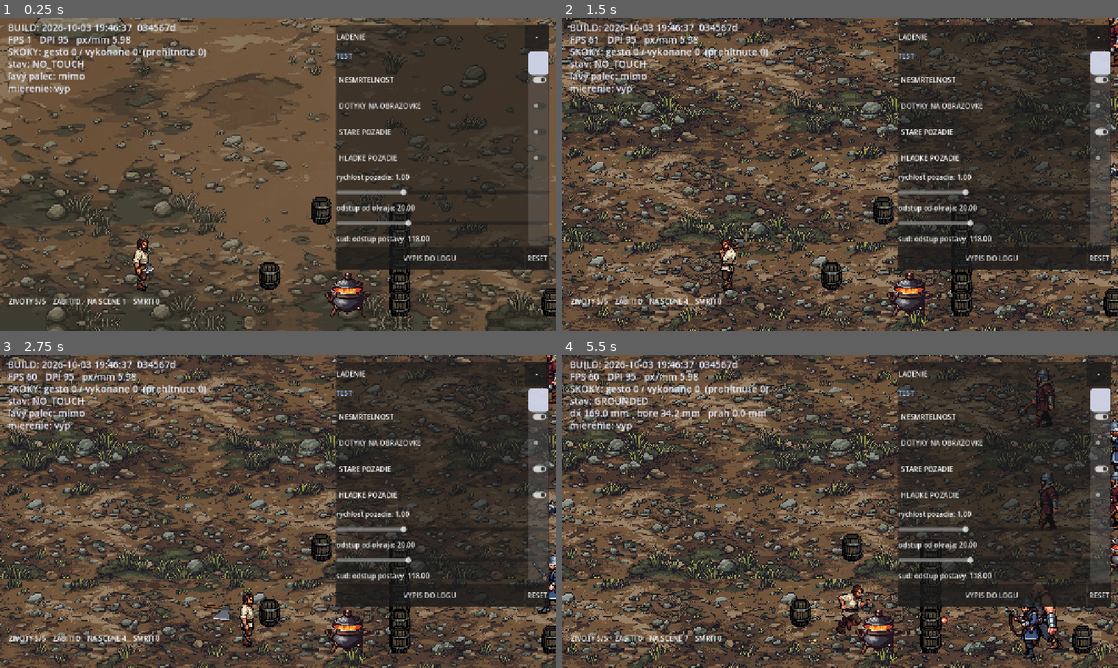
Above: before the commit, frames 1-4 (two rows, left to right).
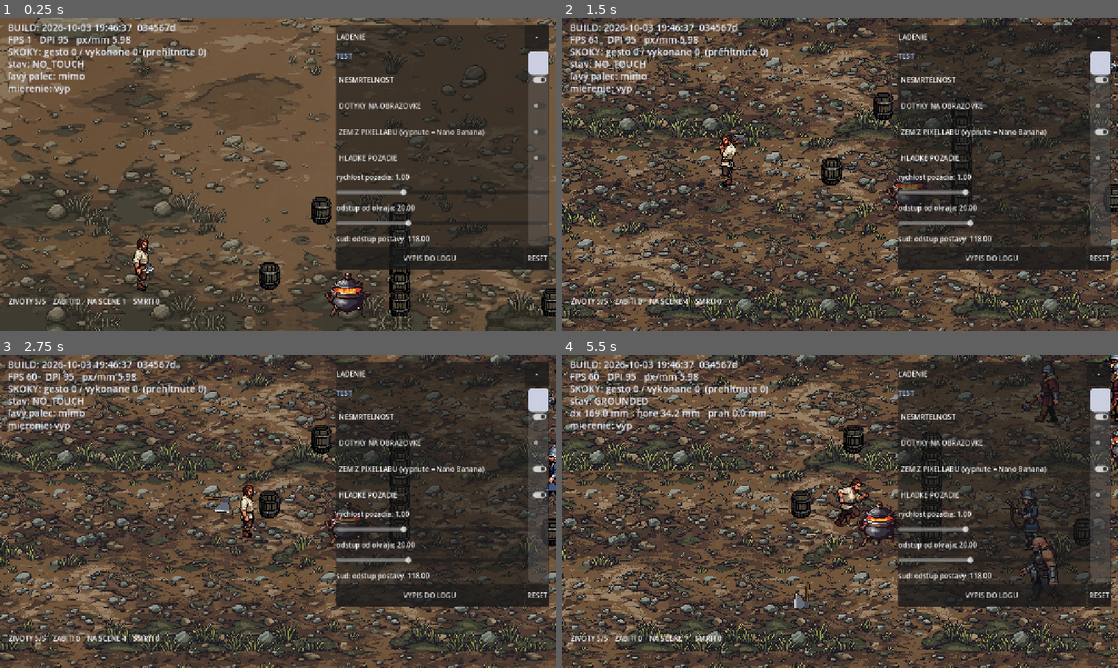
Above: after the commit, the same moments.

Repository: belispav/slavs
Game: Godot game, scene res://scenes/main.tscn
Two runs of this game, one before a commit and one after it. Both use one fixed random seed, a clock stepped at 60 frames per second and the inputs below.
Inputs (mouse positions are in pixels of both pictures, inside the frame that each line leads up to):
- Up to frame 1 (0.25 s): no input
- Up to frame 2 (1.5 s): click (1006, 130) at 0.5 s, where only the run before the commit has a clickable "STARE POZADIE"; move the mouse to (962, 158) at 1.27 s; hold D from 1.28 s (still down); hold J from 1.28 s (still down); click (962, 158) at 1.42 s
- Up to frame 3 (2.75 s): tap W at 1.52 s; release D at 2 s; release J at 2 s; drag from (166, 527) to (239, 596) at 2.02 s
- Up to frame 4 (5.5 s): move the mouse to (895, 442) at 2.77 s; hold A 2.78-3.5 s; hold L 2.78-3.5 s; drag from (812, 574) to (1090, 602) at 3.52 s; move the mouse to (1006, 558) at 4.27 s; hold D 4.28-5 s; hold K 4.28-5 s; tap Enter (ui_accept) at 4.52 s; drag from (673, 464) to (1112, 376) at 5.02 s

The runs differ from the first frame. In frame 1, 0.3% of the frame differs, in the area x 61-88%, y 35-38%; in frame 2, 56%; in frame 3, 53%; in frame 4, 57%, in the area x 0-100%, y 0-100%.

Commit message:
Both grounds in the game: panel switch swaps picture, edges and camera limit together
Default is the Nano Banana ground (env_10); the switch ZEM Z PIXELLABU shows env_09.

Co-Authored-By: Claude Sonnet 5.5 <noreply@anthropic.com>
Claude-Session: https://claude.ai/code/session_01RFWqMuir5HAmAswuBAKXEo

Diff:
--- a/slavs/scripts/debug_overlay.gd
+++ b/slavs/scripts/debug_overlay.gd
@@ -167,7 +167,7 @@
 	# env_03 instead of the chosen env_04, so a future background can be judged
 	# against the one it replaces rather than against a memory of it.
 	var bg_alt := CheckButton.new()
-	bg_alt.text = "STARE POZADIE"
+	bg_alt.text = "ZEM Z PIXELLABU (vypnute = Nano Banana)"
 	bg_alt.custom_minimum_size = Vector2(0, 56)
 	bg_alt.button_pressed = Debug.alt_background
 	rows.add_child(bg_alt)
--- a/slavs/scripts/main.gd
+++ b/slavs/scripts/main.gd
@@ -135,11 +135,30 @@
 ## (env_10_top.json) and ground to the last row (env_10_bottom.json). Pavel
 ## wants to judge it on the phone against the PixelLab ground (env_09, on the
 ## STARE POZADIE switch - note env_09 is 1536 tall, so it shows cut at 1287).
-const BACKGROUND_PATH := "res://art/env_10.png"
-## The one it replaced (env_08), kept on the "STARE POZADIE" panel switch. Not a
-## fallback - a reference, so a new background is judged against the last one
-## instead of against a memory of it.
-const BACKGROUND_ALT_PATH := "res://art/env_09.png"
+## Both grounds live side by side (Pavel 2026-10-04, "budem skusat"): the panel
+## switch "ZEM Z PIXELLABU" swaps picture AND edges AND camera limit together,
+## because they differ in size.
+##   nano     = env_10, Nano Banana, 3156x1287, its own top edge.
+##   pixellab = env_09, PixelLab tile, 2752x1536, env_08's top edge.
+## Default (Debug.alt_background false) is nano.
+const GROUNDS := {
+	"nano": {
+		"tex": "res://art/env_10.png",
+		"top": "res://art/env_10_top.json",
+		"bottom": "res://art/env_10_bottom.json",
+	},
+	"pixellab": {
+		"tex": "res://art/env_09.png",
+		"top": "res://art/env_08_top.json",
+		"bottom": "res://art/env_09_bottom.json",
+	},
+}
+const BACKGROUND_PATH := "res://art/env_10.png"   # only the size-independent users
+
+
+## The ground picked by the panel switch. Read at build time and on every swap.
+func _ground() -> Dictionary:
+	return GROUNDS["pixellab" if Debug.alt_background else "nano"]
 
 ## Which rows of the background picture are open ground, measured from the art
 ## itself. Above them is the palisade and the props stacked against it, below
@@ -227,8 +246,6 @@
 ## rock border, keep its height uniform so the edge can be a fixed pixel
 ## offset from GROUND_Y instead of a per-column measurement like this one.
 var _walk_top_curve: PackedInt32Array = PackedInt32Array()
-
-const WALK_TOP_MAP_PATH := "res://art/env_10_top.json"
 
 ## Per-column BOTTOM of the walkable ground - the exact same idea as
 ## _walk_top_curve above, mirrored: the front edge of the field frays too
@@ -243,35 +260,27 @@
 ## art/env_08_bottom.json.
 var _walk_bottom_curve: PackedInt32Array = PackedInt32Array()
 
-## env_09_bottom.json: env_09's ground is opaque to the last row of the picture
-## (1536), so the front limit is simply the bottom of the picture (the camera
-## stops there too). Pavel 2026-10-04: "neda sa tam dostat". Tuning.walk_edge_inset
-## still pulls the feet in from it.
-const WALK_BOTTOM_MAP_PATH := "res://art/env_10_bottom.json"
-
-
-func _load_walk_top_curve() -> void:
-	var file := FileAccess.open(WALK_TOP_MAP_PATH, FileAccess.READ)
+func _read_curve(path: String) -> PackedInt32Array:
+	var file := FileAccess.open(path, FileAccess.READ)
 	if file == null:
-		push_warning("Horna hranica %s sa nenacitala, pouzivam plochu BG_WALK_TOP." % WALK_TOP_MAP_PATH)
-		return
+		push_warning("Hranica %s sa nenacitala, pouzivam plochu." % path)
+		return PackedInt32Array()
 	var parsed = JSON.parse_string(file.get_as_text())
 	if typeof(parsed) != TYPE_ARRAY:
-		push_warning("Horna hranica %s ma neocakavany format." % WALK_TOP_MAP_PATH)
-		return
-	_walk_top_curve = PackedInt32Array(parsed)
-
-
+		push_warning("Hranica %s ma neocakavany format." % path)
+		return PackedInt32Array()
+	return PackedInt32Array(parsed)
+
+
+func _load_walk_top_curve() -> void:
+	_walk_top_curve = _read_curve(_ground()["top"])
+
+
+## The front limit of the current ground; for both grounds the ground is opaque
+## to the last row, so it is simply the bottom of the picture. Tuning.walk_edge_inset
+## pulls the feet in from it.
 func _load_walk_bottom_curve() -> void:
-	var file := FileAccess.open(WALK_BOTTOM_MAP_PATH, FileAccess.READ)
-	if file == null:
-		push_warning("Dolna hranica %s sa nenacitala, pouzivam plochu BG_WALK_BOTTOM." % WALK_BOTTOM_MAP_PATH)
-		return
-	var parsed = JSON.parse_string(file.get_as_text())
-	if typeof(parsed) != TYPE_ARRAY:
-		push_warning("Dolna hranica %s ma neocakavany format." % WALK_BOTTOM_MAP_PATH)
-		return
-	_walk_bottom_curve = PackedInt32Array(parsed)
+	_walk_bottom_curve = _read_curve(_ground()["bottom"])
 
 
 ## Where the character's feet may stand at the front (rock) edge, at this
@@ -461,10 +470,24 @@
 			if _bg_smooth_applied else CanvasItem.TEXTURE_FILTER_NEAREST
 	if Debug.alt_background != _bg_alt_applied:
 		_bg_alt_applied = Debug.alt_background
-		var path: String = BACKGROUND_ALT_PATH if _bg_alt_applied else BACKGROUND_PATH
-		var texture: Texture2D = load(path) as Texture2D
-		if texture != null:
-			_bg_sprite.texture = texture
+		_swap_ground()
+
+
+## Switch to the ground the panel asks for: picture, both edges, the ground's
+## z, the sprite's repeat region and the camera limit all change together.
+func _swap_ground() -> void:
+	var def: Dictionary = _ground()
+	var texture: Texture2D = load(def["tex"]) as Texture2D
+	if texture == null:
+		return
+	_load_walk_top_curve()
+	_load_walk_bottom_curve()
+	_bg_sprite.texture = texture
+	var span: float = (LEVEL_RIGHT - LEVEL_LEFT) + texture.get_width() * 2.0
+	_bg_sprite.region_rect = Rect2(0.0, 0.0, span, texture.get_height())
+	_bg_sprite.position = Vector2(LEVEL_LEFT - texture.get_width(), background_top())
+	_bg_sprite.z_index = _ground_z_index()
+	_apply_camera_limits()
 
 
 # ---------------------------------------------------------------- level ---
@@ -481,7 +504,7 @@
 
 
 func background_height() -> float:
-	var texture: Texture2D = load(BACKGROUND_PATH) as Texture2D
+	var texture: Texture2D = load(_ground()["tex"]) as Texture2D
 	return float(texture.get_height()) if texture != null else 1536.0
 
 
@@ -552,9 +575,9 @@
 ## picture's edges match to within a few shades, which is what makes this
 ## possible at all.
 func _build_background() -> void:
-	var texture: Texture2D = load(BACKGROUND_PATH) as Texture2D
+	var texture: Texture2D = load(_ground()["tex"]) as Texture2D
 	if texture == null:
-		push_warning("Pozadie %s sa nenacitalo." % BACKGROUND_PATH)
+		push_warning("Pozadie %s sa nenacitalo." % _ground()["tex"])
 		return
 
 	var sprite := Sprite2D.new()
@@ -895,18 +918,23 @@
 	player.set_dynamic_top(walk_top_for_x)
 	player.set_dynamic_bottom(walk_bottom_for_x)
 
+	_apply_camera_limits()
+	player.fire_requested.connect(_on_fire_requested)
+	player.died.connect(_on_player_died)
+
+
+func _apply_camera_limits() -> void:
+	if player == null:
+		return
 	if Touch.config.free_movement:
 		# The camera follows the character up and down, stopping at the edges
-		# of the picture. That is what lets the field use the whole grass while
-		# the palisade and the river are still seen at full height - each comes
-		# into view as the character walks towards it.
+		# of the picture. That is what lets the field use the whole ground
+		# while the forest behind is still seen at full height.
 		player.set_camera_limits(LEVEL_LEFT - 80.0, LEVEL_RIGHT + 80.0,
 			background_top(), background_top() + background_height())
 	else:
 		player.set_camera_limits(LEVEL_LEFT - 80.0, LEVEL_RIGHT + 80.0,
 			player.field_top - 260.0, GROUND_Y + 200.0)
-	player.fire_requested.connect(_on_fire_requested)
-	player.died.connect(_on_player_died)
 
 
 func _build_targets() -> void:
